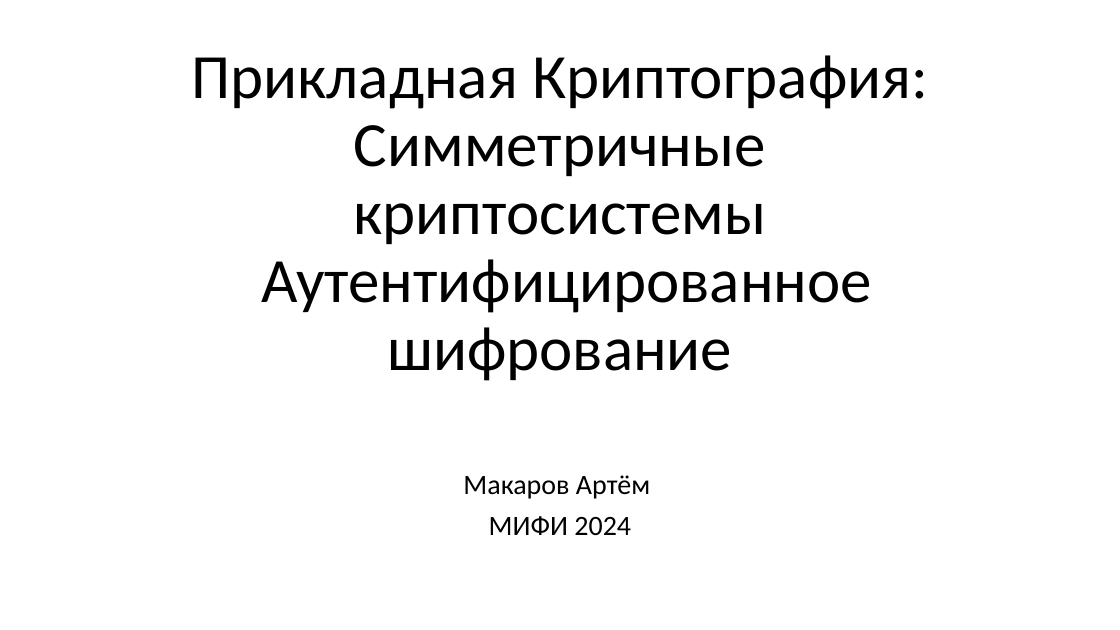
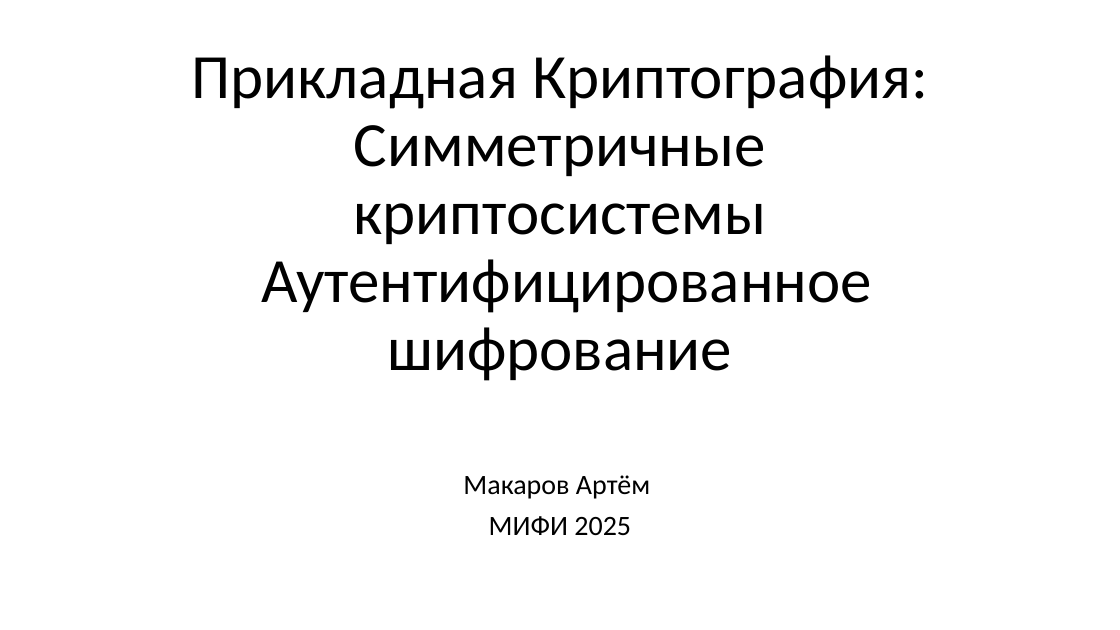
Before and after one commit to CryptoCourse/CryptoLectures, a slide deck: slide 1 of Lectures/Lecture12.pptx. Drawn at 1120x630 pixels with LibreOffice and Linux fonts; fonts in the diff are those of the drawing. Boxes give left, top, right and bottom in pixels: in the first picture for what was removed or moved away, otherwise in the second. Text is boxed around its words. In the diff, an @@ line names an element or a change of style, - is before the commit and + after.

```diff
--- a/Lectures/Lecture12.pptx
+++ b/Lectures/Lecture12.pptx
@@ subtitle at (x1=489, y1=516, x2=631, y2=536): text changed @@
-МИФИ 2024
+МИФИ 2025
```
Also in this commit, not shown: 1 other slide changed, 1 other file.
